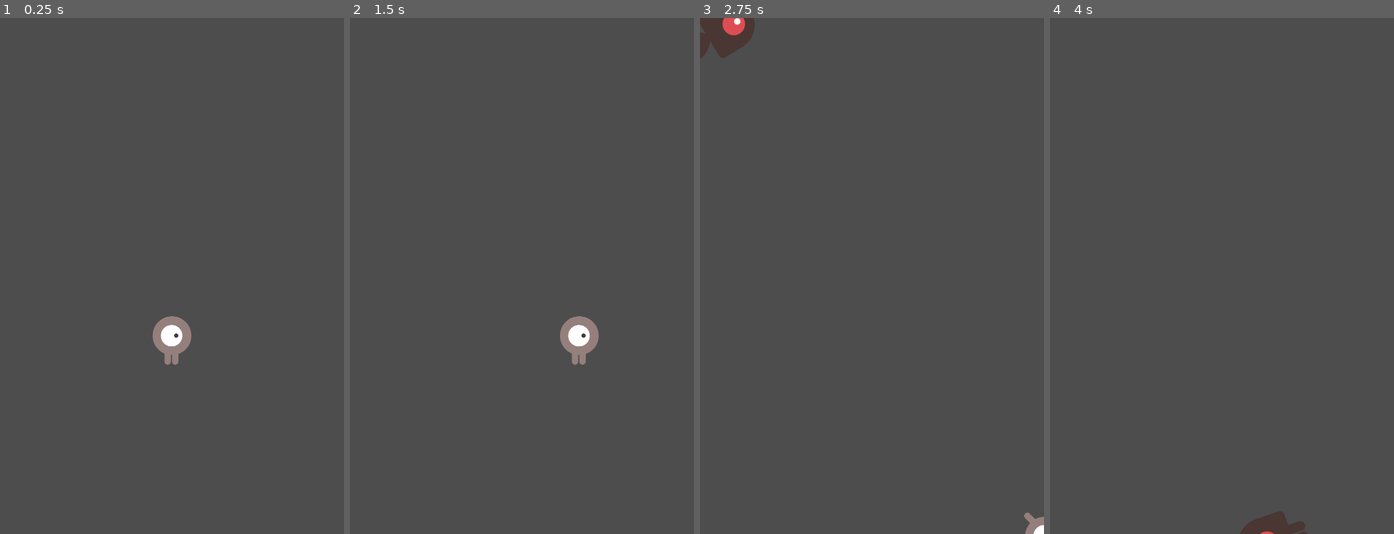
Above: before the commit, frames 1-4 (left to right).
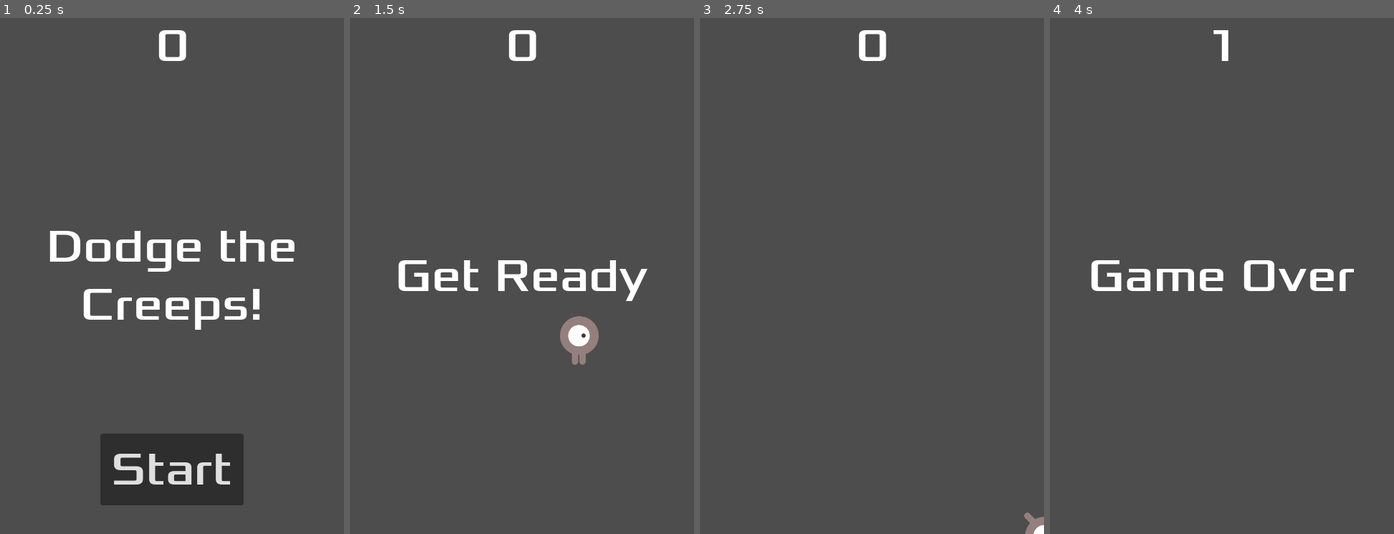
Above: after the commit, the same moments.

Repository: SleePerwtm/dodge-the-creeps-gdscript
Game: Godot game, scene res://main.tscn
Two runs of this game, one before a commit and one after it. Both use one fixed random seed, a clock stepped at 60 frames per second and the inputs below.
Inputs (mouse positions are in pixels of both pictures, inside the frame that each line leads up to):
- Up to frame 1 (0.25 s): no input
- Up to frame 2 (1.5 s): click (522, 472) at 0.5 s, where only the run after the commit has a clickable "Start"; tap Enter at 1.25 s; hold Right (move_right) from 1.28 s (still down)
- Up to frame 3 (2.75 s): release Right (move_right) at 2.03 s; hold Down (move_down) from 2.03 s (still down)
- Up to frame 4 (4 s): release Down (move_down) at 2.78 s; hold Right (move_right) 2.78-3.53 s; hold Up (move_up) from 3.53 s (still down)

The runs differ from the first frame. In frame 1, 9.7% of the frame differs, in the area x 14-86%, y 2-95%; in frame 2, 2.1%; in frame 3, 1.2%; in frame 4, 2.4%.

Commit message:
feat(main, mob): 更新游戏逻辑和HUD显示
- 在main.gd中，移除_ready()中的new_game()调用，确保游戏逻辑在适当时机启动
- 在game_over()中添加HUD显示游戏结束信息
- 在new_game()中初始化分数并更新HUD显示准备信息
- 在_score_timer_timeout()中更新HUD分数显示
- 在mob.tscn中，将Mob节点添加到“mobs”组，以便于管理

Diff:
--- a/main.gd
+++ b/main.gd
@@ -5,7 +5,6 @@
 
 # Called when the node enters the scene tree for the first time.
 func _ready() -> void:
-	new_game()
 	pass
 
 
@@ -18,11 +17,18 @@
 	$MobTimer.stop()
 	$ScoreTimer.stop()
 
+	$HUD.show_game_over_message()
+
+	get_tree().call_group("mobs", "queue_free")
+
 
 func new_game() -> void:
 	score = 0
 	$Player.start($StartPosition.position)
 	$StartTimer.start()
+
+	$HUD.update_score(score)
+	$HUD.show_message("Get Ready")
 
 
 func _on_start_timer_timeout() -> void:
@@ -32,6 +38,7 @@
 
 func _on_score_timer_timeout() -> void:
 	score += 1
+	$HUD.update_score(score)
 
 
 func _on_mob_timer_timeout() -> void:
--- a/main.tscn
+++ b/main.tscn
@@ -3,6 +3,7 @@
 [ext_resource type="Script" uid="uid://chxbkvseo60is" path="res://main.gd" id="1_0xm2m"]
 [ext_resource type="PackedScene" uid="uid://bk5ulsge27ktx" path="res://player.tscn" id="1_ig7tw"]
 [ext_resource type="PackedScene" uid="uid://db537mymh55i" path="res://mob.tscn" id="2_h2yge"]
+[ext_resource type="PackedScene" uid="uid://8w0ixibbbs6c" path="res://hud.tscn" id="4_1bvp3"]
 
 [sub_resource type="Curve2D" id="Curve2D_h2yge"]
 _data = {
@@ -34,7 +35,10 @@
 
 [node name="MobSpawnLocation" type="PathFollow2D" parent="MobPath" unique_id=477103338]
 
+[node name="HUD" parent="." unique_id=975944455 instance=ExtResource("4_1bvp3")]
+
 [connection signal="hit" from="Player" to="." method="game_over"]
 [connection signal="timeout" from="MobTimer" to="." method="_on_mob_timer_timeout"]
 [connection signal="timeout" from="ScoreTimer" to="." method="_on_score_timer_timeout"]
 [connection signal="timeout" from="StartTimer" to="." method="_on_start_timer_timeout"]
+[connection signal="start_game" from="HUD" to="." method="new_game"]
--- a/mob.tscn
+++ b/mob.tscn
@@ -48,7 +48,7 @@
 "speed": 3.0
 }]
 
-[node name="Mob" type="RigidBody2D" unique_id=1150649290]
+[node name="Mob" type="RigidBody2D" unique_id=1150649290 groups=["mobs"]]
 position = Vector2(225, 206)
 collision_mask = 0
 gravity_scale = 0.0
